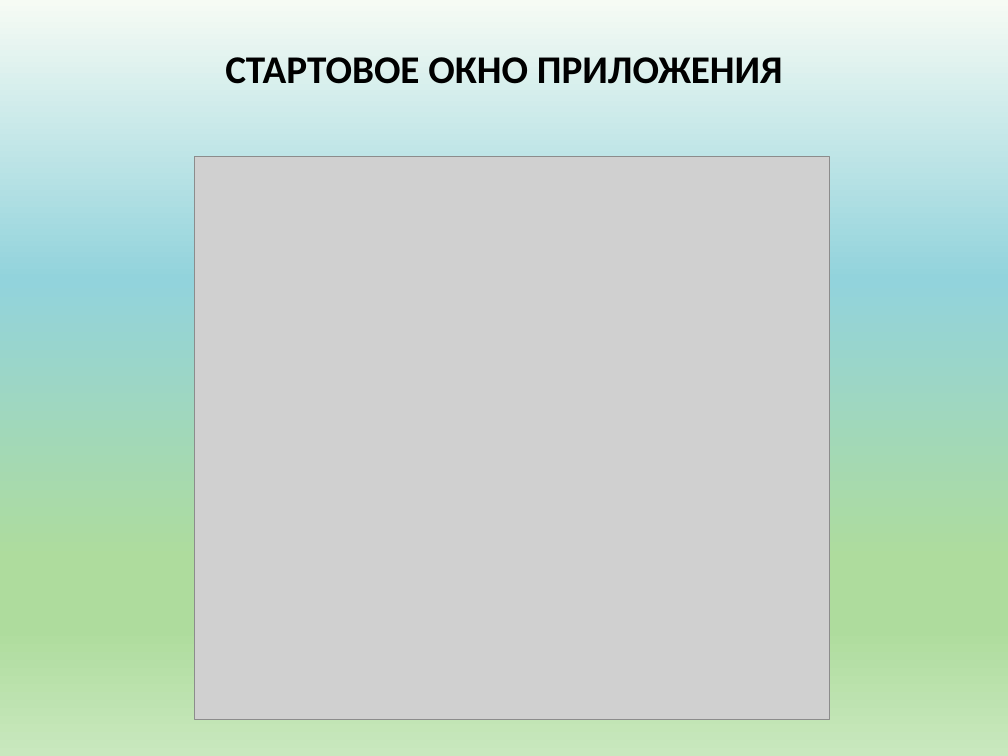
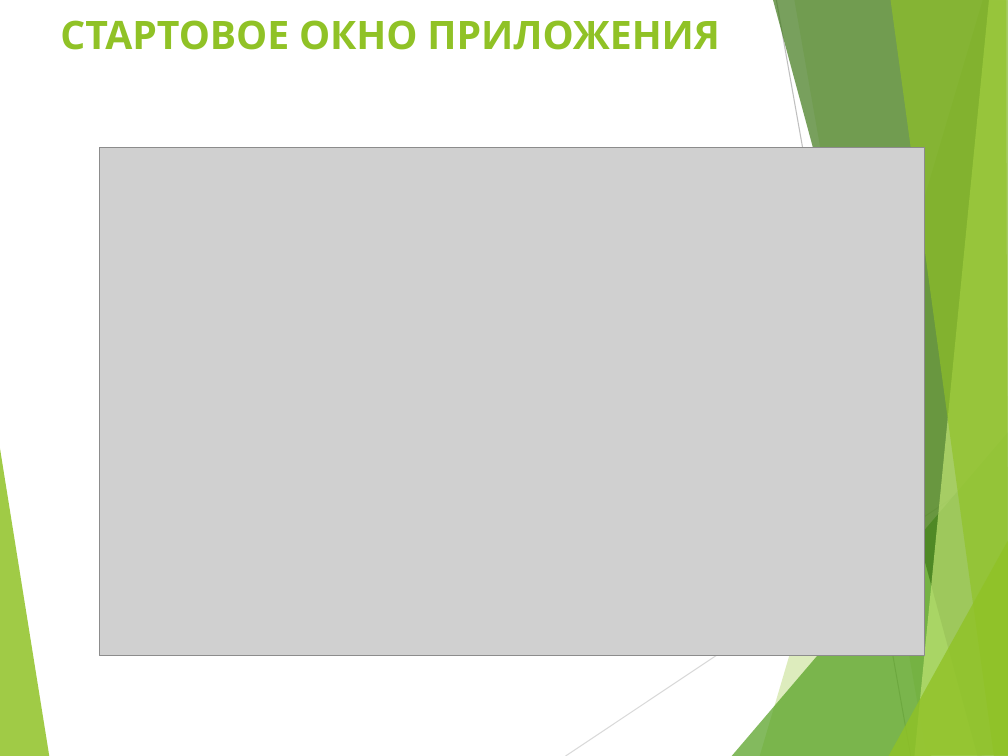
Before and after one commit to kolomigor/Labyrinth, a slide deck: slide 7 of Prezentatsia_V.pptx (slide 9 before the commit). Drawn at 1008x756 pixels with LibreOffice and Linux fonts; fonts in the diff are those of the drawing; grey boxes stand for pictures. Boxes give left, top, right and bottom in pixels: in the first picture for what was removed or moved away, otherwise in the second. Text is boxed around its words. In the diff, an @@ line names an element or a change of style, - is before the commit and + after.

```diff
--- a/Prezentatsia_V.pptx
+++ b/Prezentatsia_V.pptx
@@ background gradient #F6FBF4 to #92D3DC to #AEDC9D to #C9E8BE to #FFFFFF @@
@@ title "СТАРТОВОЕ ОКНО ПРИЛОЖЕНИЯ" at box(60, 20, 720, 50): font Calibri to Karla, text colour #000000 to #90C226; alignment centre to left; vertical alignment middle to top @@
@@ picture: place and size @@
-picture at box(195, 156, 830, 720)
+picture at box(99, 148, 924, 656)
@@ group added at box(0, 0, 1008, 756): 8 freeform shapes, 2 lines @@
```
Also in this commit, not shown: 6 other slides changed, 3 slides added, 5 slides removed.
